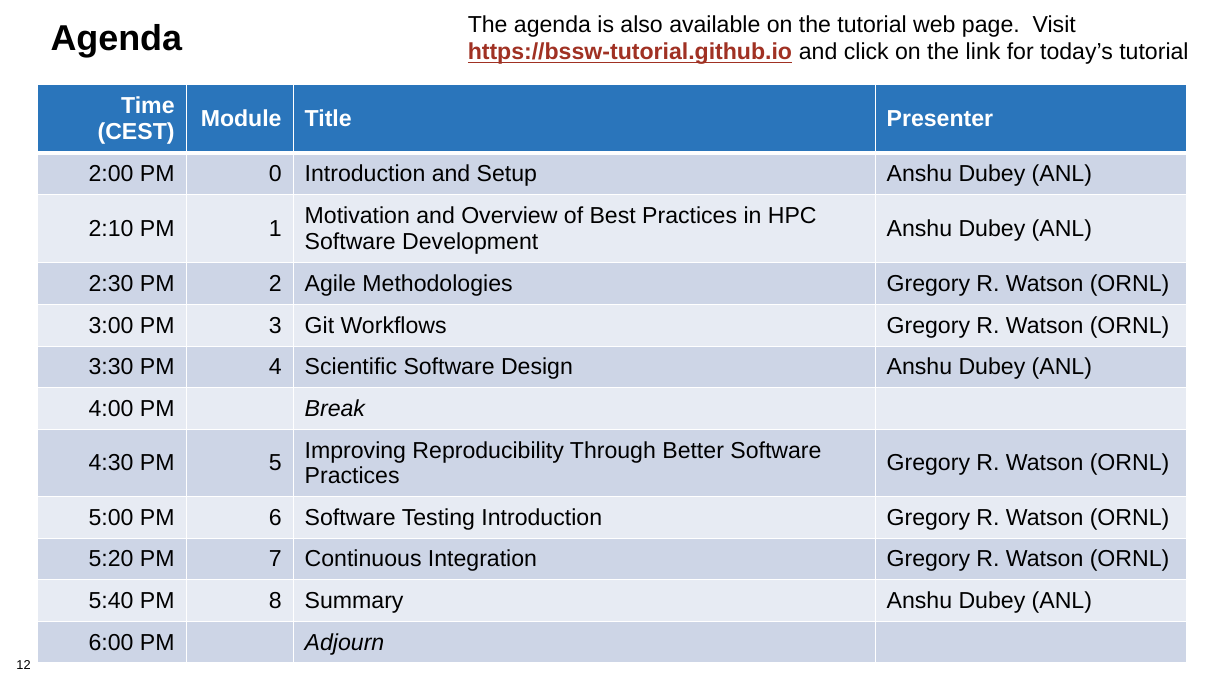
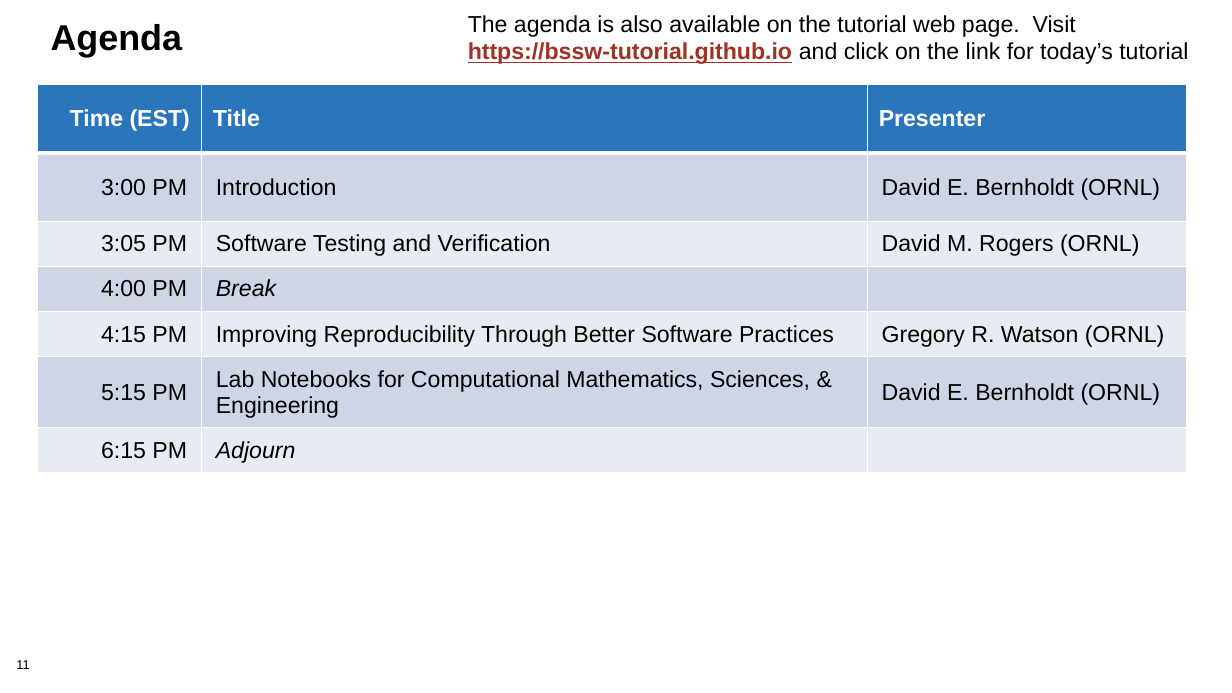
Before and after one commit to bssw-tutorial/presentations, a slide deck: slide 11 of intro.pptx (slide 12 before the commit). Drawn at 1232x693 pixels with LibreOffice and Linux fonts; fonts in the diff are those of the drawing; background and template pictures are left out. Boxes give left, top, right and bottom in pixels: in the first picture for what was removed or moved away, otherwise in the second. Text is boxed around its words. In the diff, an @@ line names an element or a change of style, - is before the commit and + after.

Commit message:
Up[date intro for ECP tutorial

```diff
--- a/intro.pptx
+++ b/intro.pptx
@@ table at [37, 84, 1186, 483] @@
-Time (CEST) | Module | Title | Presenter
-2:00 PM | 0 | Introduction and Setup | Anshu Dubey (ANL)
-2:10 PM | 1 | Motivation and Overview of Best Practices in HPC Software Development | Anshu Dubey (ANL)
-2:30 PM | 2 | Agile Methodologies | Gregory R. Watson (ORNL)
-3:00 PM | 3 | Git Workflows | Gregory R. Watson (ORNL)
-3:30 PM | 4 | Scientific Software Design | Anshu Dubey (ANL)
-4:00 PM |  | Break | 
-4:30 PM | 5 | Improving Reproducibility Through Better Software Practices | Gregory R. Watson (ORNL)
-5:00 PM | 6 | Software Testing Introduction | Gregory R. Watson (ORNL)
-5:20 PM | 7 | Continuous Integration | Gregory R. Watson (ORNL)
-5:40 PM | 8 | Summary | Anshu Dubey (ANL)
-6:00 PM |  | Adjourn | 
+Time (EST) | Title | Presenter
+3:00 PM | Introduction | David E. Bernholdt (ORNL)
+3:05 PM | Software Testing and Verification | David M. Rogers (ORNL)
+4:00 PM | Break | 
+4:15 PM | Improving Reproducibility Through Better Software Practices | Gregory R. Watson (ORNL)
+5:15 PM | Lab Notebooks for Computational Mathematics, Sciences, & Engineering | David E. Bernholdt (ORNL)
+6:15 PM | Adjourn | 
@@ page number at [16, 660, 29, 669]: text changed @@
-12
+11
```
Also in this commit, not shown: 4 other slides changed, 1 slide removed.
